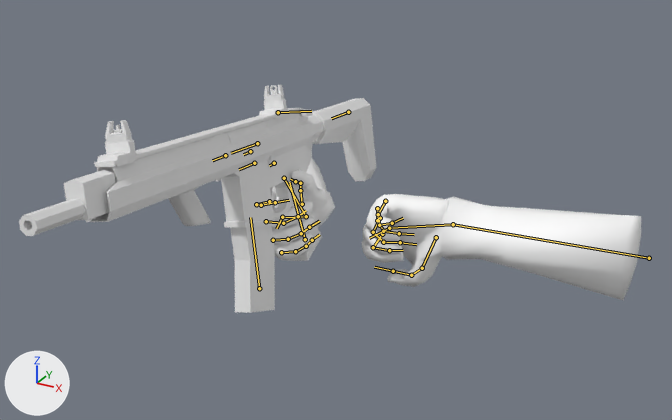
The Blender file blenderWithViewmodel.blend: old version first, new version second.
One viewpoint serves both versions: a camera (50 mm lens) standing at (10.15, -14.9, 9.32) and looking at (0.23, 3.14, 0.3). Lighting does not change. The marker at lower left points along +X, +Y and +Z. The picture after the commit comes second. Both versions are drawn at frame 42 of the action 'reload'; the numbers are the values there. The bones that change, and the others that lie on the model, are drawn over the model as lines.

In view in the first picture: 'armmesh', 'm4'.
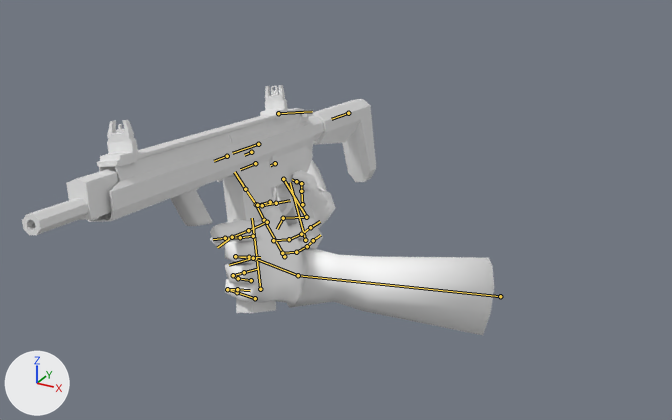
What differs and where, as boxes [x1, y1, x2, y2] in the pictures (672 x 420 px):
'armmesh', posed (23% narrower, 23% taller)
    before: [271, 158, 641, 300]
    after: [210, 160, 494, 335]
'm4', posed
    before: [19, 85, 376, 313]
    after: [22, 85, 376, 313]
bone 'L_elbow', root to tip
    before: (649, 258) to (453, 224)
    after: (500, 296) to (298, 275)
bone 'L_wrist', root to tip
    before: (453, 224) to (389, 228)
    after: (298, 275) to (253, 258)
bone 'L_thumb_3', root to tip
    before: (411, 275) to (393, 271)
    after: (256, 204) to (245, 189)
bone 'L_point', root to tip
    before: (382, 234) to (373, 247)
    after: (253, 236) to (240, 237)
bone 'L_point_2', root to tip
    before: (373, 247) to (389, 250)
    after: (240, 237) to (225, 238)
bone 'L_point_3', root to tip
    before: (389, 250) to (403, 250)
    after: (225, 238) to (213, 239)
bone 'L_ring', root to tip
    before: (377, 208) to (377, 220)
    after: (251, 280) to (238, 278)
bone 'L_pink', root to tip
    before: (385, 201) to (378, 214)
    after: (255, 298) to (237, 292)
bone 'L_wrist.001', root to tip
    before: (389, 228) to (369, 238)
    after: (253, 258) to (229, 265)
bone 'R_middle', root to tip
    before: (266, 221) to (283, 223)
    after: (267, 222) to (248, 230)
bone 'R_middle_2', root to tip
    before: (283, 223) to (298, 216)
    after: (248, 230) to (232, 237)
bone 'R_wrist.001', root to tip
    before: (282, 217) to (276, 228)
    after: (283, 218) to (277, 229)

The change in detail:
Bone 'L_elbow' (bone_l_elbow) turns from (41, -112, -98) to (-70, -108, 36) degrees about its own x, y and z.
Bone 'L_wrist' (bone_l_wrist) turns from (-60, -115, 61) to (122, 44, 89) degrees about its own x, y and z.
Bone 'L_thumb_3' (bone_l_thumb_3) turns from (-30, -5, -9) to (-5, -7, -5) degrees about its own x, y and z.
Bone 'L_point' (bone_l_point) turns from (-69, -11, 17) to (13, -2, 17) degrees about its own x, y and z.
Bone 'L_point_2' (bone_l_point_2) turns from (-95, 7, 1) to (-7, 5, -2) degrees about its own x, y and z.
Bone 'L_point_3' (bone_l_point_3) turns from (-7, 1, 2) to (12, 2, 2) degrees about its own x, y and z.
Bone 'L_ring' (bone_l_ring) turns from (-86, 5, 3) to (-81, 5, 3) degrees about its own x, y and z.
Bone 'L_pink' (bone_l_pink) turns from (-54, 3, -17) to (-44, 4, -17) degrees about its own x, y and z.
Bone 'L_wrist.001' (bone_l_wrist_001) moves from (101.0, -314.0, -491.0) to (101.0, 23.0, -410.0).
Bone 'L_wrist.001' (bone_l_wrist_001) turns from (5, 21, 17) to (7, 26, 16) degrees about its own x, y and z.
Bone 'R_middle' (bone_r_middle) turns from (-64, 5, -20) to (78, 17, -29) degrees about its own x, y and z.
Bone 'R_middle_2' (bone_r_middle_2) turns from (-66, -3, -2) to (8, 1, 4) degrees about its own x, y and z.
Bone 'R_wrist.001' (bone_r_wrist_001) moves from (-263.0, -540.0, 25.0) to (-266.0, -537.0, 27.0).
